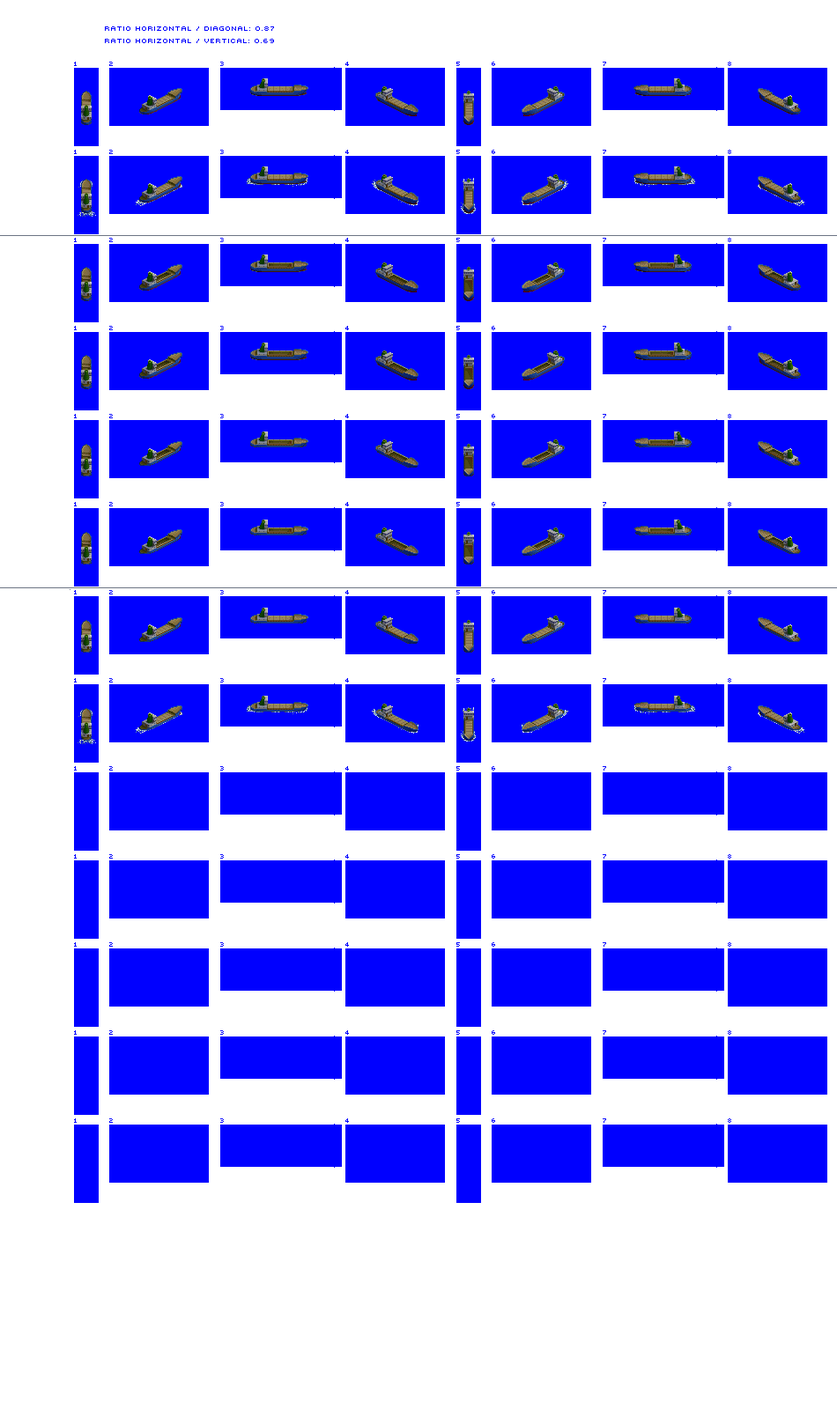
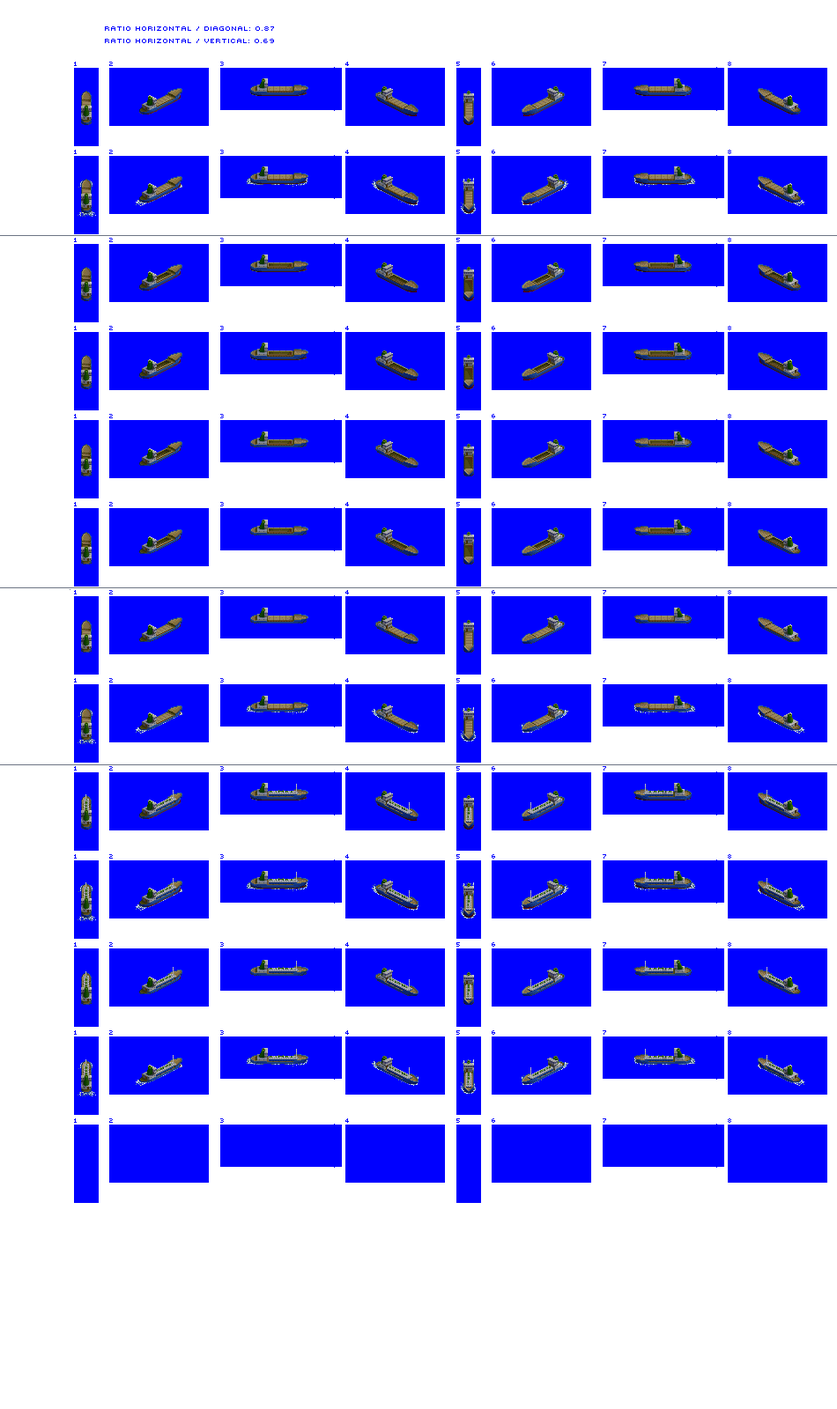
The second (837, 1409) image is a revision of the first. Changes to its layers:
painted on "Deck overlay" over (81, 783, 784, 1088)
painted on "Medium Trader" over (81, 783, 801, 1094)
painted on "prop / bow wash" over (77, 882, 805, 1097)
painted on "blue bg" over (0, 764, 837, 766)
